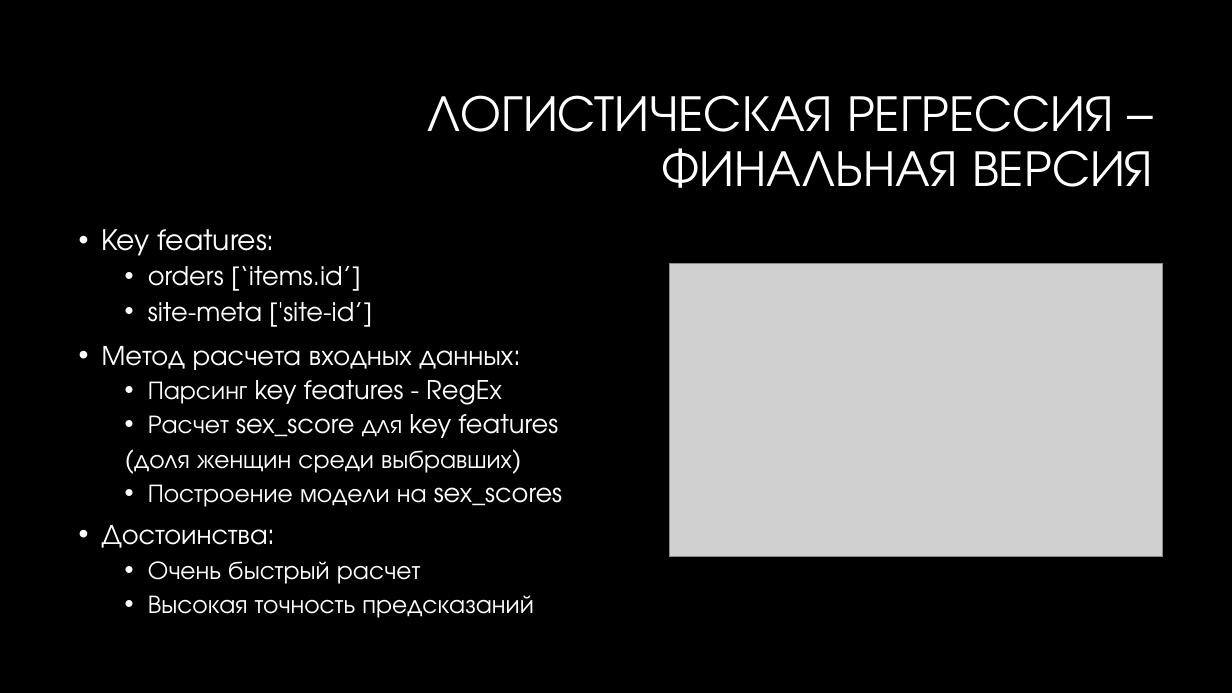
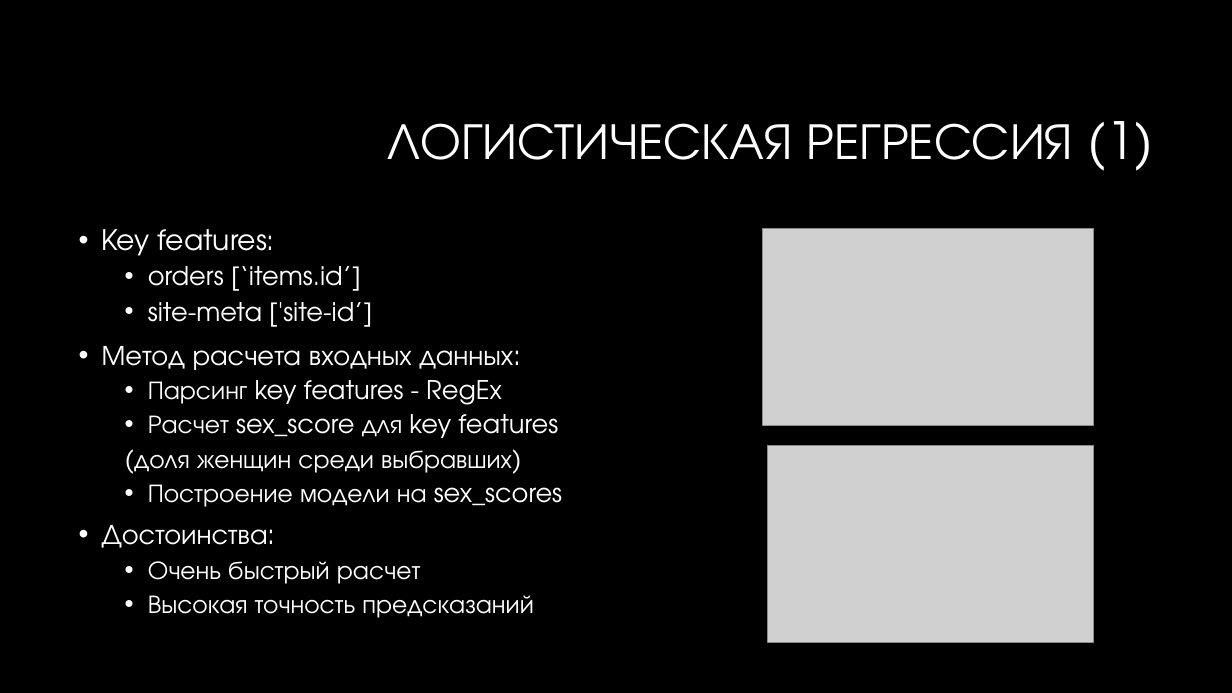
Before and after one commit to loseff-n/flocktory, a slide deck: slide 9 of flocktory.pptx. Drawn at 1232x693 pixels with LibreOffice and Linux fonts; fonts in the diff are those of the drawing; grey boxes stand for pictures; background and template pictures are left out. Boxes give left, top, right and bottom in pixels: in the first picture for what was removed or moved away, otherwise in the second. Text is boxed around its words. In the diff, an @@ line names an element or a change of style, - is before the commit and + after.

```diff
--- a/flocktory.pptx
+++ b/flocktory.pptx
@@ title at <box>387,121,1153,171</box>: text changed @@
-ЛОГИСТИЧЕСКАЯ РЕГРЕССИЯ – ФИНАЛЬНАЯ ВЕРСИЯ
+ЛОГИСТИЧЕСКАЯ РЕГРЕССИЯ (1)
@@ picture: place and size @@
-picture at <box>670,263,1164,556</box>
+picture at <box>763,228,1094,425</box>
@@ picture added at <box>768,445,1094,642</box> @@
```
Also in this commit, not shown: 1 slide added, 1 other file.
